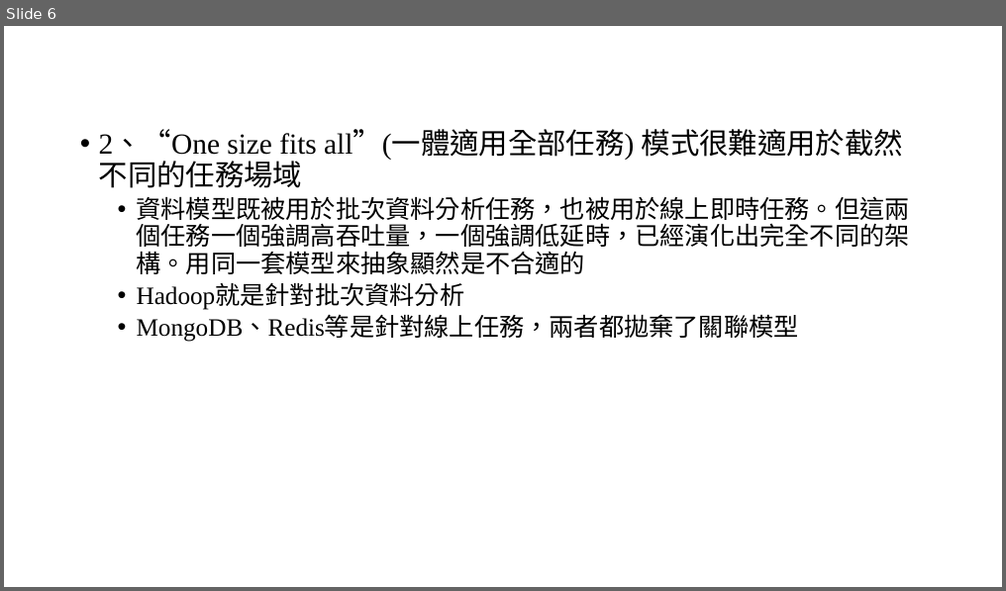
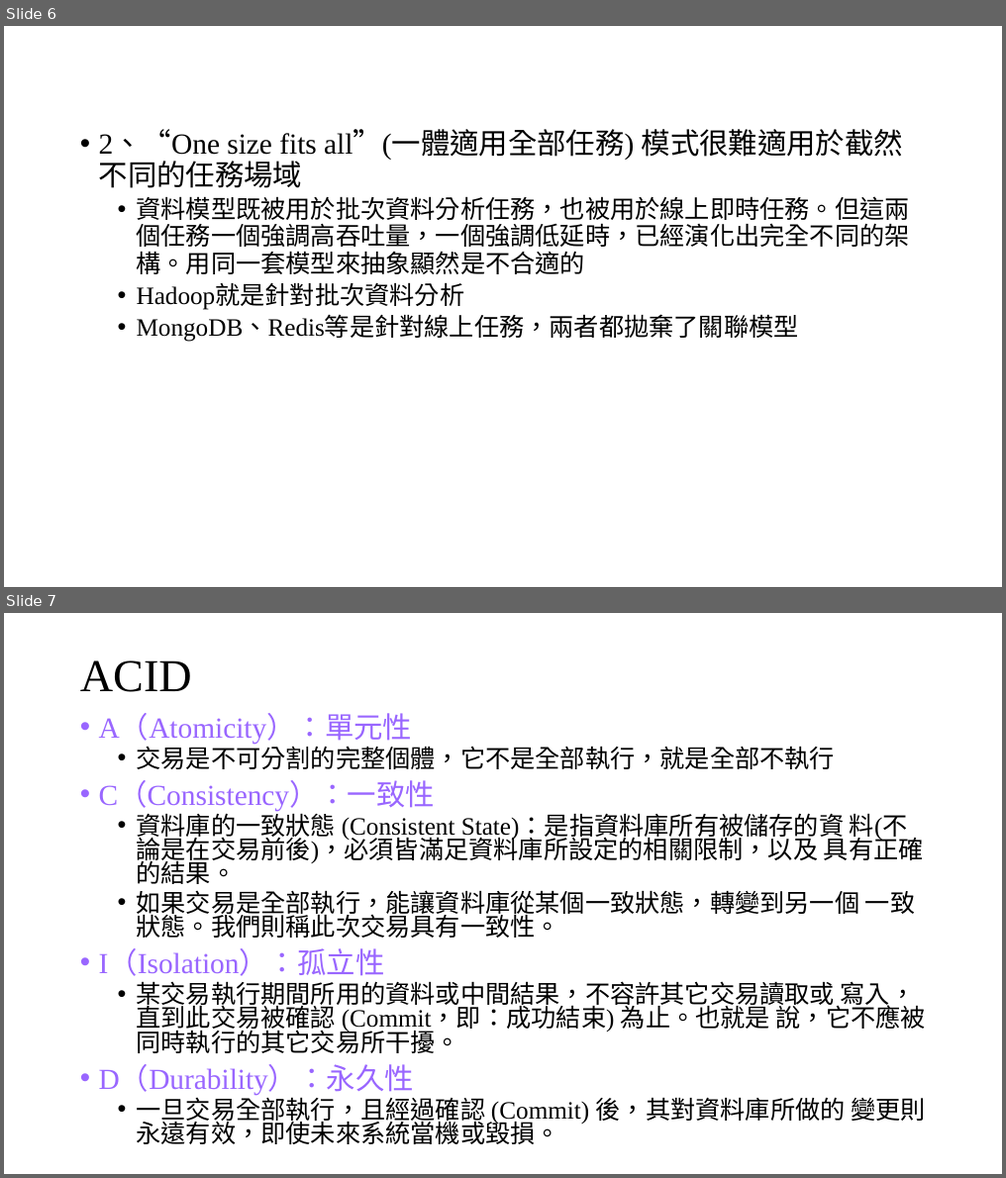
Before and after one commit to YuLiYangBryant/NoSQLReport, a slide deck: NoSQL.pptx. Shown one above the other, each under a label of ours: slide 6 before the commit, slides 6 and 7 after it. The pictures are 1006x591 and 1006x1178 pixels, drawn with LibreOffice and Linux fonts; fonts in the diff are those of the drawing. Boxes give left, top, right and bottom in pixels: in the first picture for what was removed or moved away, otherwise in the second. Text is boxed around its words. In the diff, an @@ line names an element or a change of style, - is before the commit and + after.

```diff
--- a/NoSQL.pptx
+++ b/NoSQL.pptx
@@ slide 7 added at <box>4,613,1002,1174</box>, background #FFFFFF @@
@@ title added at <box>80,661,192,692</box>, 44 pt, text #000000 @@
+ACID
@@ text added at <box>99,715,926,1145</box>, 24 pt, text #000000 @@
+• A（Atomicity）：單元性
+  • 交易是不可分割的完整個體，它不是全部執行，就是全部不執行
+• C（Consistency）：一致性
+  • 資料庫的一致狀態 (Consistent State)：是指資料庫所有被儲存的資 料(不論是在交易前後)，必須皆滿足資料庫所設定的相關限制，以及 具有正確的結果。
+  • 如果交易是全部執行，能讓資料庫從某個一致狀態，轉變到另一個 一致狀態。我們則稱此次交易具有一致性。
+• I（Isolation）：孤立性
+  • 某交易執行期間所用的資料或中間結果，不容許其它交易讀取或 寫入，直到此交易被確認 (Commit，即：成功結束) 為止。也就是 說，它不應被同時執行的其它交易所干擾。
+• D（Durability）：永久性
+  • 一旦交易全部執行，且經過確認 (Commit) 後，其對資料庫所做的 變更則永遠有效，即使未來系統當機或毀損。
```
Also in this commit, not shown: 3 slides changed, 5 other slides added, 14 slides removed.
